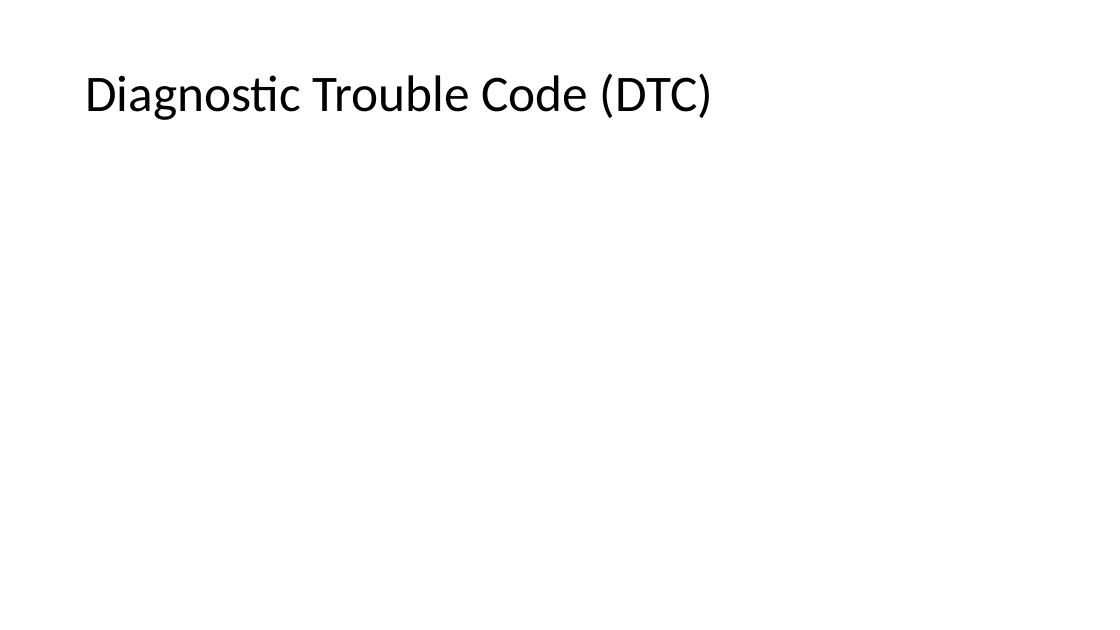
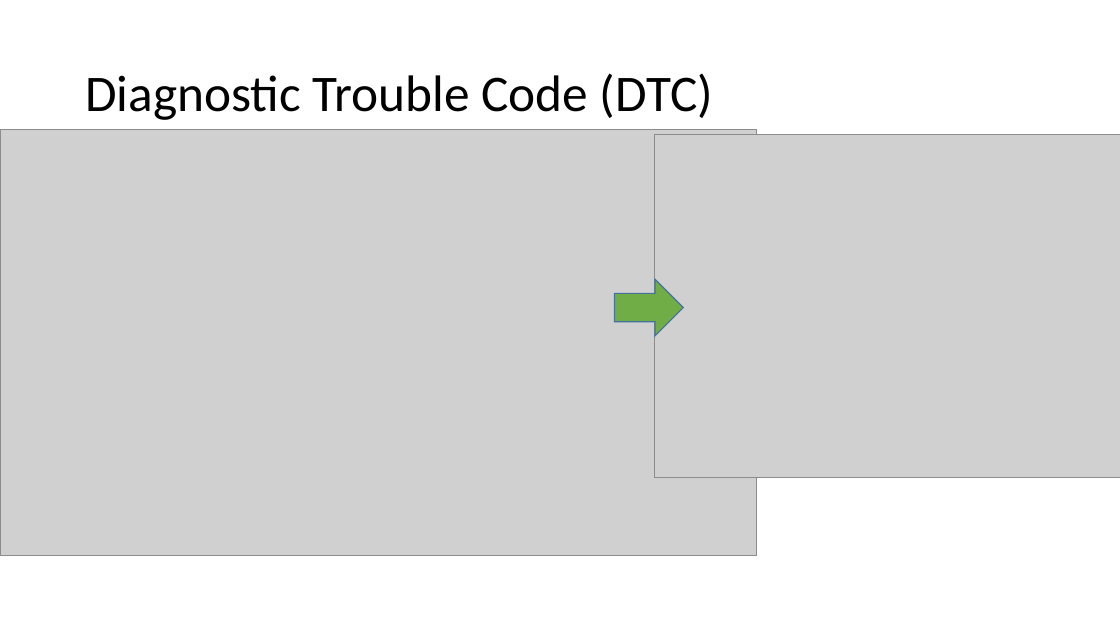
Before and after one commit to maiconn/tcc, a slide deck: slide 15 of apresentação/ApresentacaoTCC.pptx. Drawn at 1120x630 pixels with LibreOffice and Linux fonts; fonts in the diff are those of the drawing; grey boxes stand for pictures. Boxes give left, top, right and bottom in pixels: in the first picture for what was removed or moved away, otherwise in the second. Text is boxed around its words. In the diff, an @@ line names an element or a change of style, - is before the commit and + after.

```diff
--- a/apresentação/ApresentacaoTCC.pptx
+++ b/apresentação/ApresentacaoTCC.pptx
@@ picture added at [0,129,757,555] @@
@@ picture added at [655,135,1120,477] @@
@@ right arrow added at [615,279,684,336], fill #70AD47, outline #43739E 1 pt @@
```
Also in this commit, not shown: 3 other slides changed, 2 slides added, 2 slides removed.
